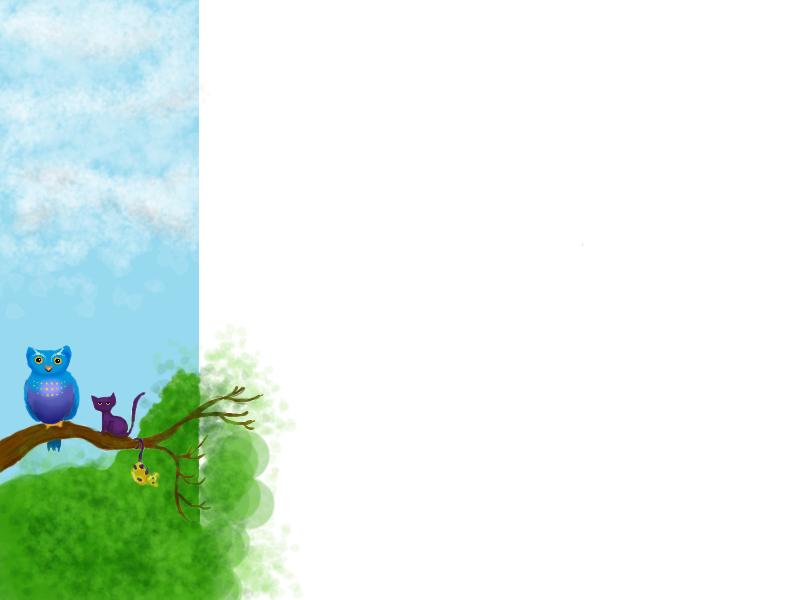
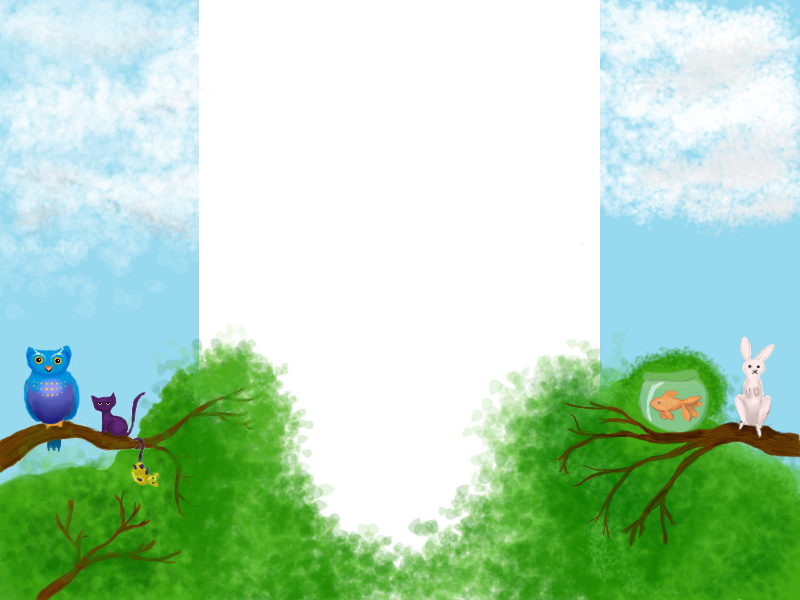
Layered file, before and after one edit (800x600). Changes by layer:
added layer "glassfront" (30%) above "branch" over [638, 379, 708, 434]
added layer "branch" above "glassback" over [515, 281, 800, 600]
added layer "glassback" (30%) above "Leafs right" over [636, 367, 711, 438]
added layer "Leafs right" above "skylayerright" over [136, 331, 800, 600]
added layer "skylayerright" above "Current Mode Panel" over [0, 0, 800, 600]
painted on "rightside" over [0, 0, 776, 600]
